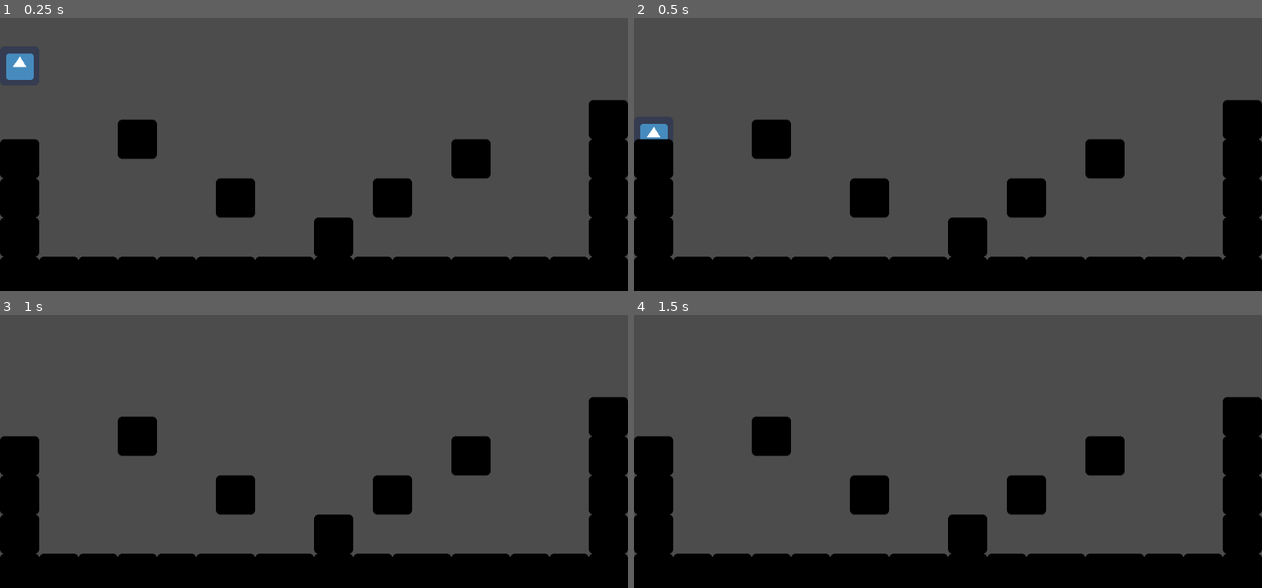
Above: before the commit, frames 1-4 (two rows, left to right).
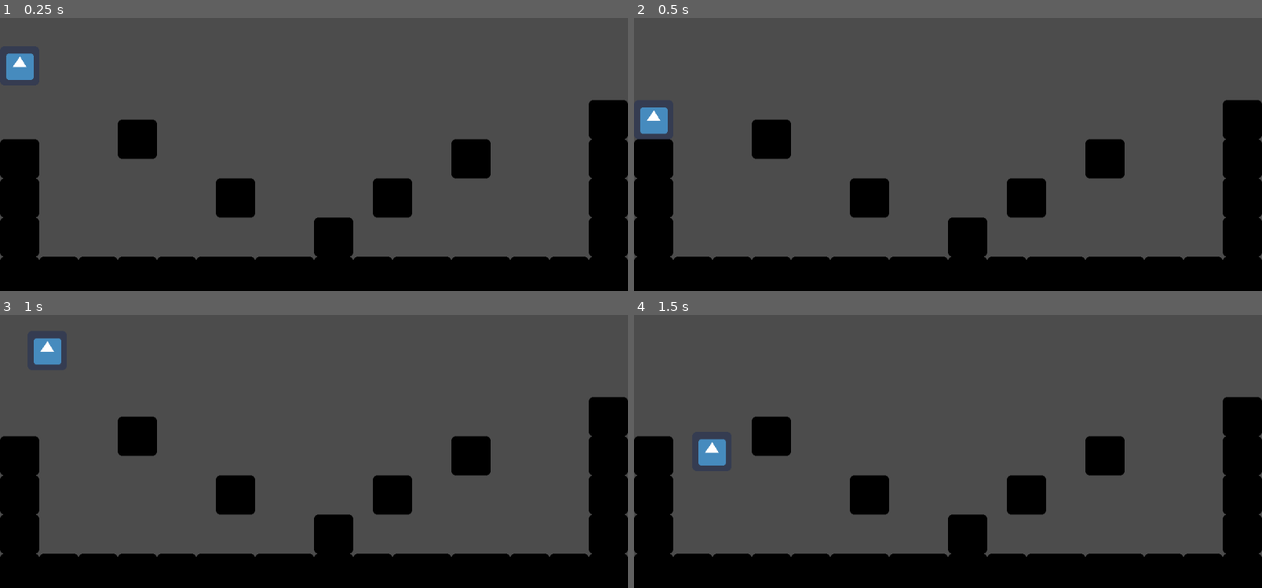
Above: after the commit, the same moments.

Repository: RuanSR/GodotEngine-platform-game-example
Game: Godot game, scene res://Scenes/Wold.tscn
The game is run twice, just before and just after one commit, with the same random seed, the same clock (stepped at 60 frames per second) and the same inputs. The engine's default icon, where the game draws it, is replaced by a stand-in: a white triangle on a blue panel in a dark square.
Inputs:
- Up to frame 1 (0.25 s): no input
- Up to frame 2 (0.5 s): no input
- Up to frame 3 (1 s): hold Right (ui_right) from 0.53 s (still down); hold Up (ui_up) from 0.53 s (still down)
- Up to frame 4 (1.5 s): keep holding Right (ui_right); release Up (ui_up) at 1.28 s; tap Up (ui_up) at 1.35 s

Frame 1 is identical in both runs. In frame 2, 0.4% of the frame differs, in the area x 1-6%, y 32-45%; in frame 3, 0.4%, in the area x 5-10%, y 8-19%; in frame 4, 0.4%.

Commit message:
2.2 - Fixado problemas de colisoes.

Diff:
--- a/Scenes/Wold.tscn
+++ b/Scenes/Wold.tscn
@@ -3,57 +3,58 @@
 [ext_resource path="res://Scripts/Player.gd" type="Script" id=1]
 [ext_resource path="res://icon.png" type="Texture" id=2]
 
-[sub_resource type="RectangleShape2D" id=1]
+[sub_resource type="RectangleShape2D" id=4]
+
+custom_solver_bias = 0.0
+extents = Vector2( 28, 32 )
+
+[sub_resource type="RectangleShape2D" id=2]
 
 custom_solver_bias = 0.0
 extents = Vector2( 32, 32 )
 
-[sub_resource type="RectangleShape2D" id=2]
-
-custom_solver_bias = 0.0
-extents = Vector2( 32, 32 )
-
 [node name="Wold" type="Node2D" index="0"]
 
 [node name="Player" type="KinematicBody2D" parent="." index="0"]
 
+editor/display_folded = true
 position = Vector2( 32, 192 )
 input_pickable = false
 collision_layer = 1
 collision_mask = 1
 collision/safe_margin = 0.08
 script = ExtResource( 1 )
-__meta__ = {
-"_edit_group_": true
-}
 
 [node name="Sprite" type="Sprite" parent="Player" index="0"]
 
-texture = ExtResource( 2 )
+z_index = 1
+texture = ExtResource( 2 )
+_sections_unfolded = [ "Z Index" ]
 
 [node name="CollisionShape2D" type="CollisionShape2D" parent="Player" index="1"]
 
-shape = SubResource( 1 )
+shape = SubResource( 4 )
+
+[node name="Walls" type="Node2D" parent="." index="1"]
+
+z_index = 1
 _sections_unfolded = [ "Z Index" ]
 
-[node name="Walls" type="Node2D" parent="." index="1"]
-
-[node name="Wall" type="Area2D" parent="Walls" index="0"]
-
+[node name="Wall" type="StaticBody2D" parent="Walls" index="0"]
+
+editor/display_folded = true
 position = Vector2( 32, 576 )
-input_pickable = true
-gravity_vec = Vector2( 0, 1 )
-gravity = 98.0
-linear_damp = 0.1
-angular_damp = 1.0
-audio_bus_override = false
-audio_bus_name = "Master"
-__meta__ = {
-"_edit_group_": true
-}
+input_pickable = false
+collision_layer = 1
+collision_mask = 1
+constant_linear_velocity = Vector2( 0, 0 )
+constant_angular_velocity = 0.0
+friction = 1.0
+bounce = 0.0
 
 [node name="CollisionShape2D" type="CollisionShape2D" parent="Walls/Wall" index="0"]
 
+z_index = 1
 shape = SubResource( 2 )
 _sections_unfolded = [ "Transform", "Z Index" ]
 
@@ -66,20 +67,17 @@
 "_edit_group_": true
 }
 
-[node name="Wall22" type="Area2D" parent="Walls" index="1"]
+[node name="Wall22" type="StaticBody2D" parent="Walls" index="1"]
 
 editor/display_folded = true
 position = Vector2( 992, 512 )
-input_pickable = true
-gravity_vec = Vector2( 0, 1 )
-gravity = 98.0
-linear_damp = 0.1
-angular_damp = 1.0
-audio_bus_override = false
-audio_bus_name = "Master"
-__meta__ = {
-"_edit_group_": true
-}
+input_pickable = false
+collision_layer = 1
+collision_mask = 1
+constant_linear_velocity = Vector2( 0, 0 )
+constant_angular_velocity = 0.0
+friction = 1.0
+bounce = 0.0
 
 [node name="CollisionShape2D" type="CollisionShape2D" parent="Walls/Wall22" index="0"]
 
@@ -95,20 +93,17 @@
 "_edit_group_": true
 }
 
-[node name="Wall6" type="Area2D" parent="Walls" index="2"]
+[node name="Wall6" type="StaticBody2D" parent="Walls" index="2"]
 
 editor/display_folded = true
 position = Vector2( 160, 576 )
-input_pickable = true
-gravity_vec = Vector2( 0, 1 )
-gravity = 98.0
-linear_damp = 0.1
-angular_damp = 1.0
-audio_bus_override = false
-audio_bus_name = "Master"
-__meta__ = {
-"_edit_group_": true
-}
+input_pickable = false
+collision_layer = 1
+collision_mask = 1
+constant_linear_velocity = Vector2( 0, 0 )
+constant_angular_velocity = 0.0
+friction = 1.0
+bounce = 0.0
 
 [node name="CollisionShape2D" type="CollisionShape2D" parent="Walls/Wall6" index="0"]
 
@@ -124,20 +119,17 @@
 "_edit_group_": true
 }
 
-[node name="Wall9" type="Area2D" parent="Walls" index="3"]
+[node name="Wall9" type="StaticBody2D" parent="Walls" index="3"]
 
 editor/display_folded = true
 position = Vector2( 288, 576 )
-input_pickable = true
-gravity_vec = Vector2( 0, 1 )
-gravity = 98.0
-linear_damp = 0.1
-angular_damp = 1.0
-audio_bus_override = false
-audio_bus_name = "Master"
-__meta__ = {
-"_edit_group_": true
-}
+input_pickable = false
+collision_layer = 1
+collision_mask = 1
+constant_linear_velocity = Vector2( 0, 0 )
+constant_angular_velocity = 0.0
+friction = 1.0
+bounce = 0.0
 
 [node name="CollisionShape2D" type="CollisionShape2D" parent="Walls/Wall9" index="0"]
 
@@ -153,20 +145,17 @@
 "_edit_group_": true
 }
 
-[node name="Wall11" type="Area2D" parent="Walls" index="4"]
+[node name="Wall11" type="StaticBody2D" parent="Walls" index="4"]
 
 editor/display_folded = true
 position = Vector2( 384, 576 )
-input_pickable = true
-gravity_vec = Vector2( 0, 1 )
-gravity = 98.0
-linear_damp = 0.1
-angular_damp = 1.0
-audio_bus_override = false
-audio_bus_name = "Master"
-__meta__ = {
-"_edit_group_": true
-}
+input_pickable = false
+collision_layer = 1
+collision_mask = 1
+constant_linear_velocity = Vector2( 0, 0 )
+constant_angular_velocity = 0.0
+friction = 1.0
+bounce = 0.0
 
 [node name="CollisionShape2D" type="CollisionShape2D" parent="Walls/Wall11" index="0"]
 
@@ -182,20 +171,17 @@
 "_edit_group_": true
 }
 
-[node name="Wall12" type="Area2D" parent="Walls" index="5"]
+[node name="Wall12" type="StaticBody2D" parent="Walls" index="5"]
 
 editor/display_folded = true
 position = Vector2( 480, 576 )
-input_pickable = true
-gravity_vec = Vector2( 0, 1 )
-gravity = 98.0
-linear_damp = 0.1
-angular_damp = 1.0
-audio_bus_override = false
-audio_bus_name = "Master"
-__meta__ = {
-"_edit_group_": true
-}
+input_pickable = false
+collision_layer = 1
+collision_mask = 1
+constant_linear_velocity = Vector2( 0, 0 )
+constant_angular_velocity = 0.0
+friction = 1.0
+bounce = 0.0
 
 [node name="CollisionShape2D" type="CollisionShape2D" parent="Walls/Wall12" index="0"]
 
@@ -211,20 +197,17 @@
 "_edit_group_": true
 }
 
-[node name="Wall14" type="Area2D" parent="Walls" index="6"]
+[node name="Wall14" type="StaticBody2D" parent="Walls" index="6"]
 
 editor/display_folded = true
 position = Vector2( 608, 576 )
-input_pickable = true
-gravity_vec = Vector2( 0, 1 )
-gravity = 98.0
-linear_damp = 0.1
-angular_damp = 1.0
-audio_bus_override = false
-audio_bus_name = "Master"
-__meta__ = {
-"_edit_group_": true
-}
+input_pickable = false
+collision_layer = 1
+collision_mask = 1
+constant_linear_velocity = Vector2( 0, 0 )
+constant_angular_velocity = 0.0
+friction = 1.0
+bounce = 0.0
 
 [node name="CollisionShape2D" type="CollisionShape2D" parent="Walls/Wall14" index="0"]
 
@@ -240,20 +223,17 @@
 "_edit_group_": true
 }
 
-[node name="Wall17" type="Area2D" parent="Walls" index="7"]
+[node name="Wall17" type="StaticBody2D" parent="Walls" index="7"]
 
 editor/display_folded = true
 position = Vector2( 704, 576 )
-input_pickable = true
-gravity_vec = Vector2( 0, 1 )
-gravity = 98.0
-linear_damp = 0.1
-angular_damp = 1.0
-audio_bus_override = false
-audio_bus_name = "Master"
-__meta__ = {
-"_edit_group_": true
-}
+input_pickable = false
+collision_layer = 1
+collision_mask = 1
+constant_linear_velocity = Vector2( 0, 0 )
+constant_angular_velocity = 0.0
+friction = 1.0
+bounce = 0.0
 
 [node name="CollisionShape2D" type="CollisionShape2D" parent="Walls/Wall17" index="0"]
 
@@ -269,20 +249,17 @@
 "_edit_group_": true
 }
 
-[node name="Wall18" type="Area2D" parent="Walls" index="8"]
+[node name="Wall18" type="StaticBody2D" parent="Walls" index="8"]
 
 editor/display_folded = true
 position = Vector2( 800, 576 )
-input_pickable = true
-gravity_vec = Vector2( 0, 1 )
-gravity = 98.0
-linear_damp = 0.1
-angular_damp = 1.0
-audio_bus_override = false
-audio_bus_name = "Master"
-__meta__ = {
-"_edit_group_": true
-}
+input_pickable = false
+collision_layer = 1
+collision_mask = 1
+constant_linear_velocity = Vector2( 0, 0 )
+constant_angular_velocity = 0.0
+friction = 1.0
+bounce = 0.0
 
 [node name="CollisionShape2D" type="CollisionShape2D" parent="Walls/Wall18" index="0"]
 
@@ -298,20 +275,17 @@
 "_edit_group_": true
 }
 
-[node name="Wall20" type="Area2D" parent="Walls" index="9"]
+[node name="Wall20" type="StaticBody2D" parent="Walls" index="9"]
 
 editor/display_folded = true
 position = Vector2( 928, 576 )
-input_pickable = true
-gravity_vec = Vector2( 0, 1 )
-gravity = 98.0
-linear_damp = 0.1
-angular_damp = 1.0
-audio_bus_override = false
-audio_bus_name = "Master"
-__meta__ = {
-"_edit_group_": true
-}
+input_pickable = false
+collision_layer = 1
+collision_mask = 1
+constant_linear_velocity = Vector2( 0, 0 )
+constant_angular_velocity = 0.0
+friction = 1.0
+bounce = 0.0
 
 [node name="CollisionShape2D" type="CollisionShape2D" parent="Walls/Wall20" index="0"]
 
@@ -327,20 +301,17 @@
 "_edit_group_": true
 }
 
-[node name="Wall5" type="Area2D" parent="Walls" index="10"]
+[node name="Wall5" type="StaticBody2D" parent="Walls" index="10"]
 
 editor/display_folded = true
 position = Vector2( 96, 576 )
-input_pickable = true
-gravity_vec = Vector2( 0, 1 )
-gravity = 98.0
-linear_damp = 0.1
-angular_damp = 1.0
-audio_bus_override = false
-audio_bus_name = "Master"
-__meta__ = {
-"_edit_group_": true
-}
+input_pickable = false
+collision_layer = 1
+collision_mask = 1
+constant_linear_velocity = Vector2( 0, 0 )
+constant_angular_velocity = 0.0
+friction = 1.0
+bounce = 0.0
 
 [node name="CollisionShape2D" type="CollisionShape2D" parent="Walls/Wall5" index="0"]
 
@@ -356,20 +327,17 @@
 "_edit_group_": true
 }
 
-[node name="Wall7" type="Area2D" parent="Walls" index="11"]
+[node name="Wall7" type="StaticBody2D" parent="Walls" index="11"]
 
 editor/display_folded = true
 position = Vector2( 224, 576 )
-input_pickable = true
-gravity_vec = Vector2( 0, 1 )
-gravity = 98.0
-linear_damp = 0.1
-angular_damp = 1.0
-audio_bus_override = false
-audio_bus_name = "Master"
-__meta__ = {
-"_edit_group_": true
-}
+input_pickable = false
+collision_layer = 1
+collision_mask = 1
+constant_linear_velocity = Vector2( 0, 0 )
+constant_angular_velocity = 0.0
+friction = 1.0
+bounce = 0.0
 
 [node name="CollisionShape2D" type="CollisionShape2D" parent="Walls/Wall7" index="0"]
 
@@ -385,20 +353,17 @@
 "_edit_group_": true
 }
 
-[node name="Wall8" type="Area2D" parent="Walls" index="12"]
+[node name="Wall8" type="StaticBody2D" parent="Walls" index="12"]
 
 editor/display_folded = true
 position = Vector2( 352, 576 )
-input_pickable = true
-gravity_vec = Vector2( 0, 1 )
-gravity = 98.0
-linear_damp = 0.1
-angular_damp = 1.0
-audio_bus_override = false
-audio_bus_name = "Master"
-__meta__ = {
-"_edit_group_": true
-}
+input_pickable = false
+collision_layer = 1
+collision_mask = 1
+constant_linear_velocity = Vector2( 0, 0 )
+constant_angular_velocity = 0.0
+friction = 1.0
+bounce = 0.0
 
 [node name="CollisionShape2D" type="CollisionShape2D" parent="Walls/Wall8" index="0"]
 
@@ -414,20 +379,17 @@
 "_edit_group_": true
 }
 
-[node name="Wall10" type="Area2D" parent="Walls" index="13"]
+[node name="Wall10" type="StaticBody2D" parent="Walls" index="13"]
 
 editor/display_folded = true
 position = Vector2( 448, 576 )
-input_pickable = true
-gravity_vec = Vector2( 0, 1 )
-gravity = 98.0
-linear_damp = 0.1
-angular_damp = 1.0
-audio_bus_override = false
-audio_bus_name = "Master"
-__meta__ = {
-"_edit_group_": true
-}
+input_pickable = false
+collision_layer = 1
+collision_mask = 1
+constant_linear_velocity = Vector2( 0, 0 )
+constant_angular_velocity = 0.0
+friction = 1.0
+bounce = 0.0
 
 [node name="CollisionShape2D" type="CollisionShape2D" parent="Walls/Wall10" index="0"]
 
@@ -443,20 +405,17 @@
 "_edit_group_": true
 }
 
-[node name="Wall13" type="Area2D" parent="Walls" index="14"]
+[node name="Wall13" type="StaticBody2D" parent="Walls" index="14"]
 
 editor/display_folded = true
 position = Vector2( 544, 576 )
-input_pickable = true
-gravity_vec = Vector2( 0, 1 )
-gravity = 98.0
-linear_damp = 0.1
-angular_damp = 1.0
-audio_bus_override = false
-audio_bus_name = "Master"
-__meta__ = {
-"_edit_group_": true
-}
+input_pickable = false
+collision_layer = 1
+collision_mask = 1
+constant_linear_velocity = Vector2( 0, 0 )
+constant_angular_velocity = 0.0
+friction = 1.0
+bounce = 0.0
 
 [node name="CollisionShape2D" type="CollisionShape2D" parent="Walls/Wall13" index="0"]
 
@@ -472,20 +431,17 @@
 "_edit_group_": true
 }
 
-[node name="Wall26" type="Area2D" parent="Walls" index="15"]
+[node name="Wall26" type="StaticBody2D" parent="Walls" index="15"]
 
 editor/display_folded = true
 position = Vector2( 544, 512 )
-input_pickable = true
-gravity_vec = Vector2( 0, 1 )
-gravity = 98.0
-linear_damp = 0.1
-angular_damp = 1.0
-audio_bus_override = false
-audio_bus_name = "Master"
-__meta__ = {
-"_edit_group_": true
-}
+input_pickable = false
+collision_layer = 1
+collision_mask = 1
+constant_linear_velocity = Vector2( 0, 0 )
+constant_angular_velocity = 0.0
+friction = 1.0
+bounce = 0.0
 
 [node name="CollisionShape2D" type="CollisionShape2D" parent="Walls/Wall26" index="0"]
 
@@ -501,20 +457,17 @@
 "_edit_group_": true
 }
 
-[node name="Wall29" type="Area2D" parent="Walls" index="16"]
+[node name="Wall29" type="StaticBody2D" parent="Walls" index="16"]
 
 editor/display_folded = true
 position = Vector2( 384, 448 )
-input_pickable = true
-gravity_vec = Vector2( 0, 1 )
-gravity = 98.0
-linear_damp = 0.1
-angular_damp = 1.0
-audio_bus_override = false
-audio_bus_name = "Master"
-__meta__ = {
-"_edit_group_": true
-}
+input_pickable = false
+collision_layer = 1
+collision_mask = 1
+constant_linear_velocity = Vector2( 0, 0 )
+constant_angular_velocity = 0.0
+friction = 1.0
+bounce = 0.0
 
 [node name="CollisionShape2D" type="CollisionShape2D" parent="Walls/Wall29" index="0"]
 
@@ -530,17 +483,17 @@
 "_edit_group_": true
 }
 
-[node name="Wall30" type="Area2D" parent="Walls" index="17"]
+[node name="Wall30" type="StaticBody2D" parent="Walls" index="17"]
 
 editor/display_folded = true
 position = Vector2( 224, 352 )
-input_pickable = true
-gravity_vec = Vector2( 0, 1 )
-gravity = 98.0
-linear_damp = 0.1
-angular_damp = 1.0
-audio_bus_override = false
-audio_bus_name = "Master"
+input_pickable = false
+collision_layer = 1
+collision_mask = 1
+constant_linear_velocity = Vector2( 0, 0 )
+constant_angular_velocity = 0.0
+friction = 1.0
+bounce = 0.0
 __meta__ = {
 "_edit_group_": true
 }
@@ -559,20 +512,17 @@
 "_edit_group_": true
 }
 
-[node name="Wall27" type="Area2D" parent="Walls" index="18"]
+[node name="Wall27" type="StaticBody2D" parent="Walls" index="18"]
 
 editor/display_folded = true
 position = Vector2( 640, 448 )
-input_pickable = true
-gravity_vec = Vector2( 0, 1 )
-gravity = 98.0
-linear_damp = 0.1
-angular_damp = 1.0
-audio_bus_override = false
-audio_bus_name = "Master"
-__meta__ = {
-"_edit_group_": true
-}
+input_pickable = false
+collision_layer = 1
+collision_mask = 1
+constant_linear_velocity = Vector2( 0, 0 )
+constant_angular_velocity = 0.0
+friction = 1.0
+bounce = 0.0
 
 [node name="CollisionShape2D" type="CollisionShape2D" parent="Walls/Wall27" index="0"]
 
@@ -588,20 +538,17 @@
 "_edit_group_": true
 }
 
-[node name="Wall28" type="Area2D" parent="Walls" index="19"]
+[node name="Wall28" type="StaticBody2D" parent="Walls" index="19"]
 
 editor/display_folded = true
 position = Vector2( 768, 384 )
-input_pickable = true
-gravity_vec = Vector2( 0, 1 )
-gravity = 98.0
-linear_damp = 0.1
-angular_damp = 1.0
-audio_bus_override = false
-audio_bus_name = "Master"
-__meta__ = {
-"_edit_group_": true
-}
+input_pickable = false
+collision_layer = 1
+collision_mask = 1
+constant_linear_velocity = Vector2( 0, 0 )
+constant_angular_velocity = 0.0
+friction = 1.0
+bounce = 0.0
 
 [node name="CollisionShape2D" type="CollisionShape2D" parent="Walls/Wall28" index="0"]
 
@@ -617,20 +564,17 @@
 "_edit_group_": true
 }
 
-[node name="Wall15" type="Area2D" parent="Walls" index="20"]
+[node name="Wall15" type="StaticBody2D" parent="Walls" index="20"]
 
 editor/display_folded = true
 position = Vector2( 672, 576 )
-input_pickable = true
-gravity_vec = Vector2( 0, 1 )
-gravity = 98.0
-linear_damp = 0.1
-angular_damp = 1.0
-audio_bus_override = false
-audio_bus_name = "Master"
-__meta__ = {
-"_edit_group_": true
-}
+input_pickable = false
+collision_layer = 1
+collision_mask = 1
+constant_linear_velocity = Vector2( 0, 0 )
+constant_angular_velocity = 0.0
+friction = 1.0
+bounce = 0.0
 
 [node name="CollisionShape2D" type="CollisionShape2D" parent="Walls/Wall15" index="0"]
 
@@ -646,20 +590,17 @@
 "_edit_group_": true
 }
 
-[node name="Wall16" type="Area2D" parent="Walls" index="21"]
+[node name="Wall16" type="StaticBody2D" parent="Walls" index="21"]
 
 editor/display_folded = true
 position = Vector2( 768, 576 )
-input_pickable = true
-gravity_vec = Vector2( 0, 1 )
-gravity = 98.0
-linear_damp = 0.1
-angular_damp = 1.0
-audio_bus_override = false
-audio_bus_name = "Master"
-__meta__ = {
-"_edit_group_": true
-}
+input_pickable = false
+collision_layer = 1
+collision_mask = 1
+constant_linear_velocity = Vector2( 0, 0 )
+constant_angular_velocity = 0.0
+friction = 1.0
+bounce = 0.0
 
 [node name="CollisionShape2D" type="CollisionShape2D" parent="Walls/Wall16" index="0"]
 
@@ -675,20 +616,17 @@
 "_edit_group_": true
 }
 
-[node name="Wall19" type="Area2D" parent="Walls" index="22"]
+[node name="Wall19" type="StaticBody2D" parent="Walls" index="22"]
 
 editor/display_folded = true
 position = Vector2( 864, 576 )
-input_pickable = true
-gravity_vec = Vector2( 0, 1 )
-gravity = 98.0
-linear_damp = 0.1
-angular_damp = 1.0
-audio_bus_override = false
-audio_bus_name = "Master"
-__meta__ = {
-"_edit_group_": true
-}
+input_pickable = false
+collision_layer = 1
+collision_mask = 1
+constant_linear_velocity = Vector2( 0, 0 )
+constant_angular_velocity = 0.0
+friction = 1.0
+bounce = 0.0
 
 [node name="CollisionShape2D" type="CollisionShape2D" parent="Walls/Wall19" index="0"]
 
@@ -704,20 +642,17 @@
 "_edit_group_": true
 }
 
-[node name="Wall21" type="Area2D" parent="Walls" index="23"]
+[node name="Wall21" type="StaticBody2D" parent="Walls" index="23"]
 
 editor/display_folded = true
 position = Vector2( 992, 576 )
-input_pickable = true
-gravity_vec = Vector2( 0, 1 )
-gravity = 98.0
-linear_damp = 0.1
-angular_damp = 1.0
-audio_bus_override = false
-audio_bus_name = "Master"
-__meta__ = {
-"_edit_group_": true
-}
+input_pickable = false
+collision_layer = 1
+collision_mask = 1
+constant_linear_velocity = Vector2( 0, 0 )
+constant_angular_velocity = 0.0
+friction = 1.0
+bounce = 0.0
 
 [node name="CollisionShape2D" type="CollisionShape2D" parent="Walls/Wall21" index="0"]
 
@@ -733,20 +668,17 @@
 "_edit_group_": true
 }
 
-[node name="Wall2" type="Area2D" parent="Walls" index="24"]
+[node name="Wall2" type="StaticBody2D" parent="Walls" index="24"]
 
 editor/display_folded = true
 position = Vector2( 32, 512 )
-input_pickable = true
-gravity_vec = Vector2( 0, 1 )
-gravity = 98.0
-linear_damp = 0.1
-angular_damp = 1.0
-audio_bus_override = false
-audio_bus_name = "Master"
-__meta__ = {
-"_edit_group_": true
-}
+input_pickable = false
+collision_layer = 1
+collision_mask = 1
+constant_linear_velocity = Vector2( 0, 0 )
+constant_angular_velocity = 0.0
+friction = 1.0
+bounce = 0.0
 
 [node name="CollisionShape2D" type="CollisionShape2D" parent="Walls/Wall2" index="0"]
 
@@ -762,20 +694,17 @@
 "_edit_group_": true
 }
 
-[node name="Wall24" type="Area2D" parent="Walls" index="25"]
+[node name="Wall24" type="StaticBody2D" parent="Walls" index="25"]
 
 editor/display_folded = true
 position = Vector2( 992, 448 )
-input_pickable = true
-gravity_vec = Vector2( 0, 1 )
-gravity = 98.0
-linear_damp = 0.1
-angular_damp = 1.0
-audio_bus_override = false
-audio_bus_name = "Master"
-__meta__ = {
-"_edit_group_": true
-}
+input_pickable = false
+collision_layer = 1
+collision_mask = 1
+constant_linear_velocity = Vector2( 0, 0 )
+constant_angular_velocity = 0.0
+friction = 1.0
+bounce = 0.0
 
 [node name="CollisionShape2D" type="CollisionShape2D" parent="Walls/Wall24" index="0"]
 
@@ -791,20 +720,17 @@
 "_edit_group_": true
 }
 
-[node name="Wall3" type="Area2D" parent="Walls" index="26"]
+[node name="Wall3" type="StaticBody2D" parent="Walls" index="26"]
 
 editor/display_folded = true
 position = Vector2( 32, 448 )
-input_pickable = true
-gravity_vec = Vector2( 0, 1 )
-gravity = 98.0
-linear_damp = 0.1
-angular_damp = 1.0
-audio_bus_override = false
-audio_bus_name = "Master"
-__meta__ = {
-"_edit_group_": true
-}
+input_pickable = false
+collision_layer = 1
+collision_mask = 1
+constant_linear_velocity = Vector2( 0, 0 )
+constant_angular_velocity = 0.0
+friction = 1.0
+bounce = 0.0
 
 [node name="CollisionShape2D" type="CollisionShape2D" parent="Walls/Wall3" index="0"]
 
@@ -820,20 +746,17 @@
 "_edit_group_": true
 }
 
-[node name="Wall25" type="Area2D" parent="Walls" index="27"]
+[node name="Wall25" type="StaticBody2D" parent="Walls" index="27"]
 
 editor/display_folded = true
 position = Vector2( 992, 384 )
-input_pickable = true
-gravity_vec = Vector2( 0, 1 )
-gravity = 98.0
-linear_damp = 0.1
-angular_damp = 1.0
-audio_bus_override = false
-audio_bus_name = "Master"
-__meta__ = {
-"_edit_group_": true
-}
+input_pickable = false
+collision_layer = 1
+collision_mask = 1
+constant_linear_velocity = Vector2( 0, 0 )
+constant_angular_velocity = 0.0
+friction = 1.0
+bounce = 0.0
 
 [node name="CollisionShape2D" type="CollisionShape2D" parent="Walls/Wall25" index="0"]
 
@@ -849,20 +772,16 @@
 "_edit_group_": true
 }
 
-[node name="Wall4" type="Area2D" parent="Walls" index="28"]
-
-editor/display_folded = true
+[node name="Wall4" type="StaticBody2D" parent="Walls" index="28"]
+
 position = Vector2( 32, 384 )
-input_pickable = true
-gravity_vec = Vector2( 0, 1 )
-gravity = 98.0
-linear_damp = 0.1
-angular_damp = 1.0
-audio_bus_override = false
-audio_bus_name = "Master"
-__meta__ = {
-"_edit_group_": true
-}
+input_pickable = false
+collision_layer = 1
+collision_mask = 1
+constant_linear_velocity = Vector2( 0, 0 )
+constant_angular_velocity = 0.0
+friction = 1.0
+bounce = 0.0
 
 [node name="CollisionShape2D" type="CollisionShape2D" parent="Walls/Wall4" index="0"]
 
@@ -878,20 +797,17 @@
 "_edit_group_": true
 }
 
-[node name="Wall23" type="Area2D" parent="Walls" index="29"]
+[node name="Wall23" type="StaticBody2D" parent="Walls" index="29"]
 
 editor/display_folded = true
 position = Vector2( 992, 320 )
-input_pickable = true
-gravity_vec = Vector2( 0, 1 )
-gravity = 98.0
-linear_damp = 0.1
-angular_damp = 1.0
-audio_bus_override = false
-audio_bus_name = "Master"
-__meta__ = {
-"_edit_group_": true
-}
+input_pickable = false
+collision_layer = 1
+collision_mask = 1
+constant_linear_velocity = Vector2( 0, 0 )
+constant_angular_velocity = 0.0
+friction = 1.0
+bounce = 0.0
 
 [node name="CollisionShape2D" type="CollisionShape2D" parent="Walls/Wall23" index="0"]
 
--- a/Scripts/Player.gd
+++ b/Scripts/Player.gd
@@ -5,18 +5,19 @@
 const SPEED = 100
 const JUMP_HEIGHT = -500
 
-var motion = Vector2()
+var motion = Vector2()#Movimento
 
 func _physics_process(delta):
-	motion.y += GRAVITY
-	if Input.is_action_pressed("ui_right"):
-		motion.x = SPEED
-	elif Input.is_action_pressed("ui_left"):
-		motion.x = -SPEED
-	else:
-		motion.x = 0
+	motion.y += GRAVITY#Movimento.y somado com ele mesmo e força da gravidade (GRAVITY)
+	if Input.is_action_pressed("ui_right"):#Se precionar seta direita
+		motion.x = SPEED#Movimento.x recebe valor positivo de SPEED
+	elif Input.is_action_pressed("ui_left"):#Se precionar seta esquerda
+		motion.x = -SPEED#Movimento.x recebe valor negativo de SPEED
+	else:#Se no precionar nehuma das setas
+		motion.x = 0#Movimento  igual a 0
 
-	if is_on_floor():
-		motion.y = JUMP_HEIGHT
+	if is_on_floor():#Se estiver no chao
+		if Input.is_action_pressed("ui_up"):#Se precionar seta p/ cima
+			motion.y = JUMP_HEIGHT#Movimento.y recebe o valor de pulo (JUMP_HEIGHT)
 
 	motion = move_and_slide(motion,UP)#Move o player passando um Vector2
Not shown, changed: icon.png.import
